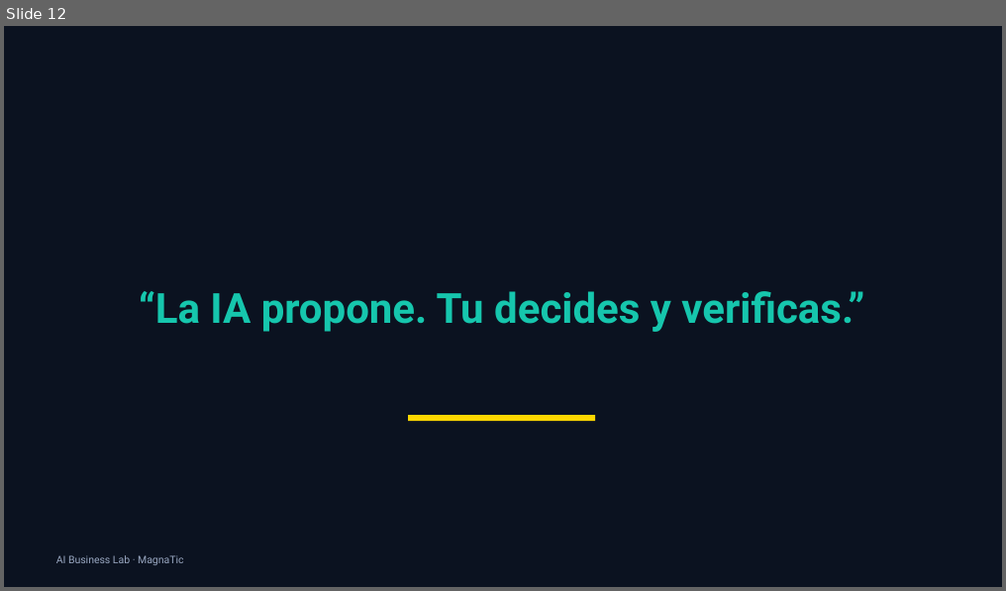
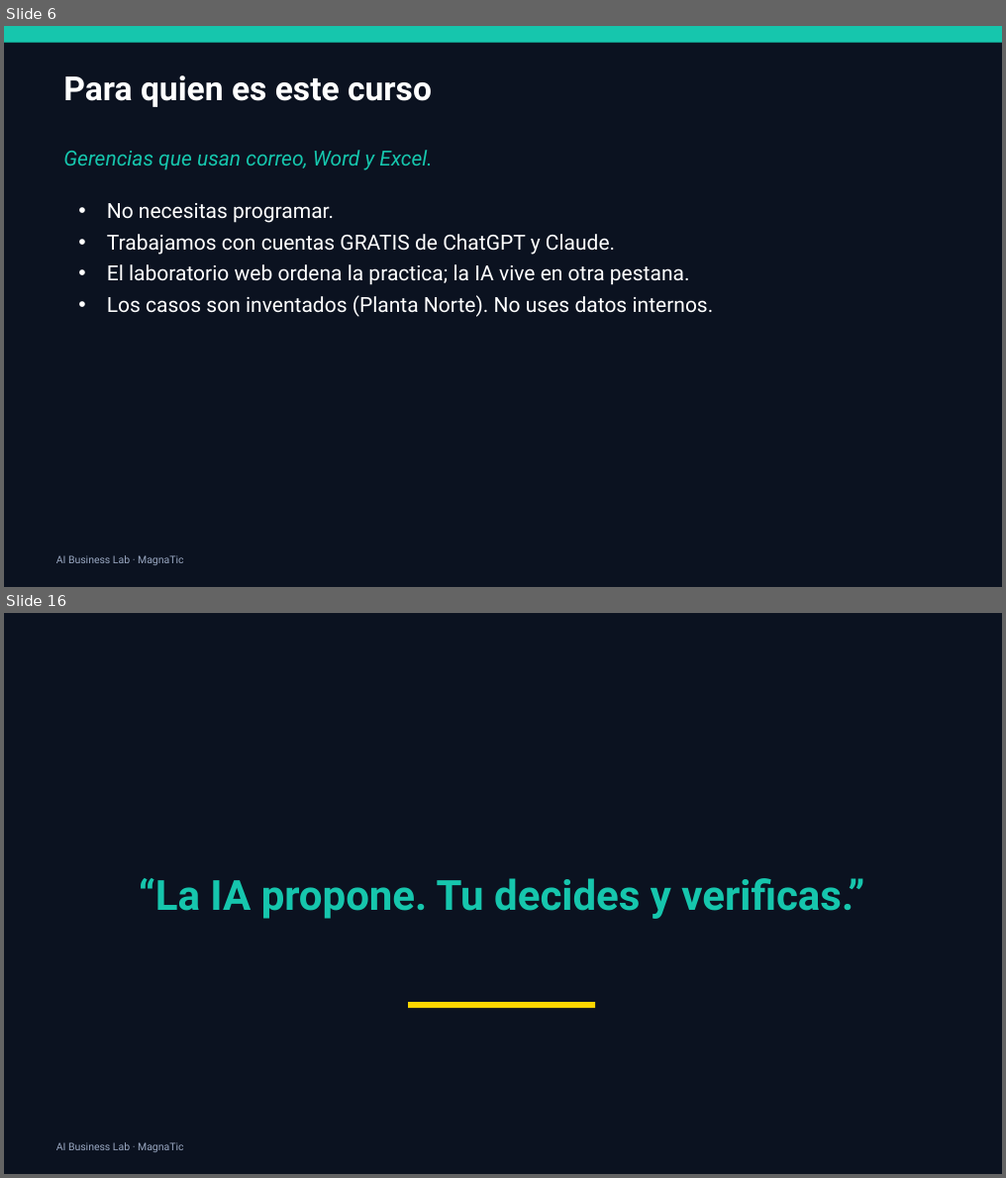
Before and after one commit to xander0408/CURSOS, a slide deck: AI-Business-Lab-Presentacion.pptx. Shown one above the other, each under a label of ours: slide 12 before the commit, slides 6 and 16 after it; the slides between them are not shown. The pictures are 1006x591 and 1006x1178 pixels, drawn with LibreOffice and Linux fonts; fonts in the diff are those of the drawing. Boxes give left, top, right and bottom in pixels: in the first picture for what was removed or moved away, otherwise in the second. Text is boxed around its words. In the diff, an @@ line names an element or a change of style, - is before the commit and + after.

```diff
--- a/AI-Business-Lab-Presentacion.pptx
+++ b/AI-Business-Lab-Presentacion.pptx
@@ slide 6 added at box(4, 26, 1002, 587), background #0B1220 @@
@@ rectangle added at box(4, 26, 1002, 43), fill #16C6AD @@
@@ text added at box(63, 76, 432, 107), 32 pt, text #FFFFFF, bold @@
+Para quien es este curso
@@ text added at box(63, 150, 432, 171), 20 pt, text #16C6AD, italic @@
+Gerencias que usan correo, Word y Excel.
@@ text added at box(107, 203, 714, 317), 20 pt, text #FFFFFF @@
+• No necesitas programar.
+• Trabajamos con cuentas GRATIS de ChatGPT y Claude.
+• El laboratorio web ordena la practica; la IA vive en otra pestana.
+• Los casos son inventados (Planta Norte). No uses datos internos.
@@ text added at box(56, 556, 183, 566), 10 pt, text #9AA8C2 @@
+AI Business Lab · MagnaTic
@@ what was slide 12 is now slide 16 @@
```
Also in this commit, not shown: 10 slides changed, 18 other slides added, 2 slides removed, 58 other files.
